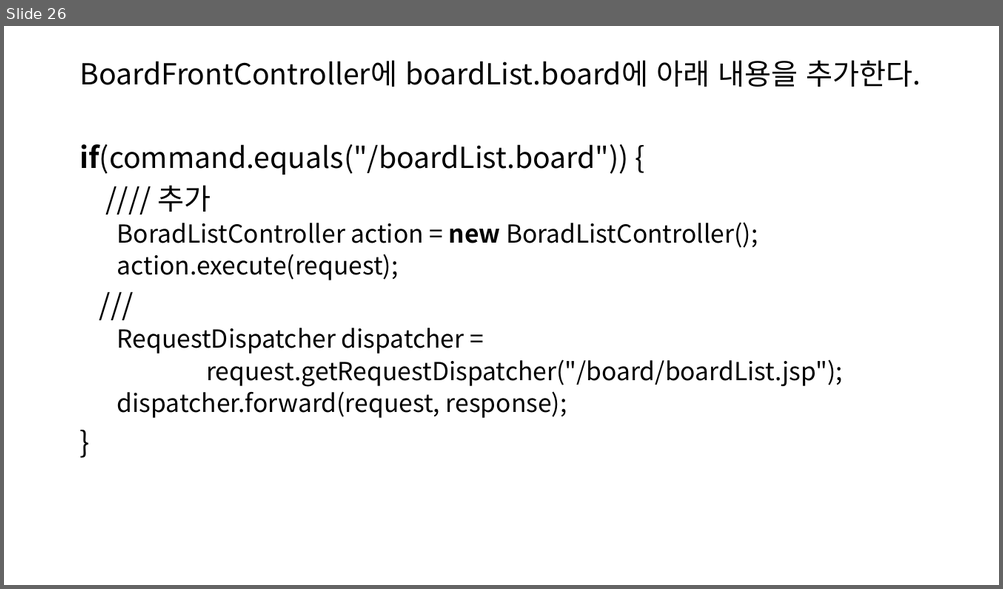
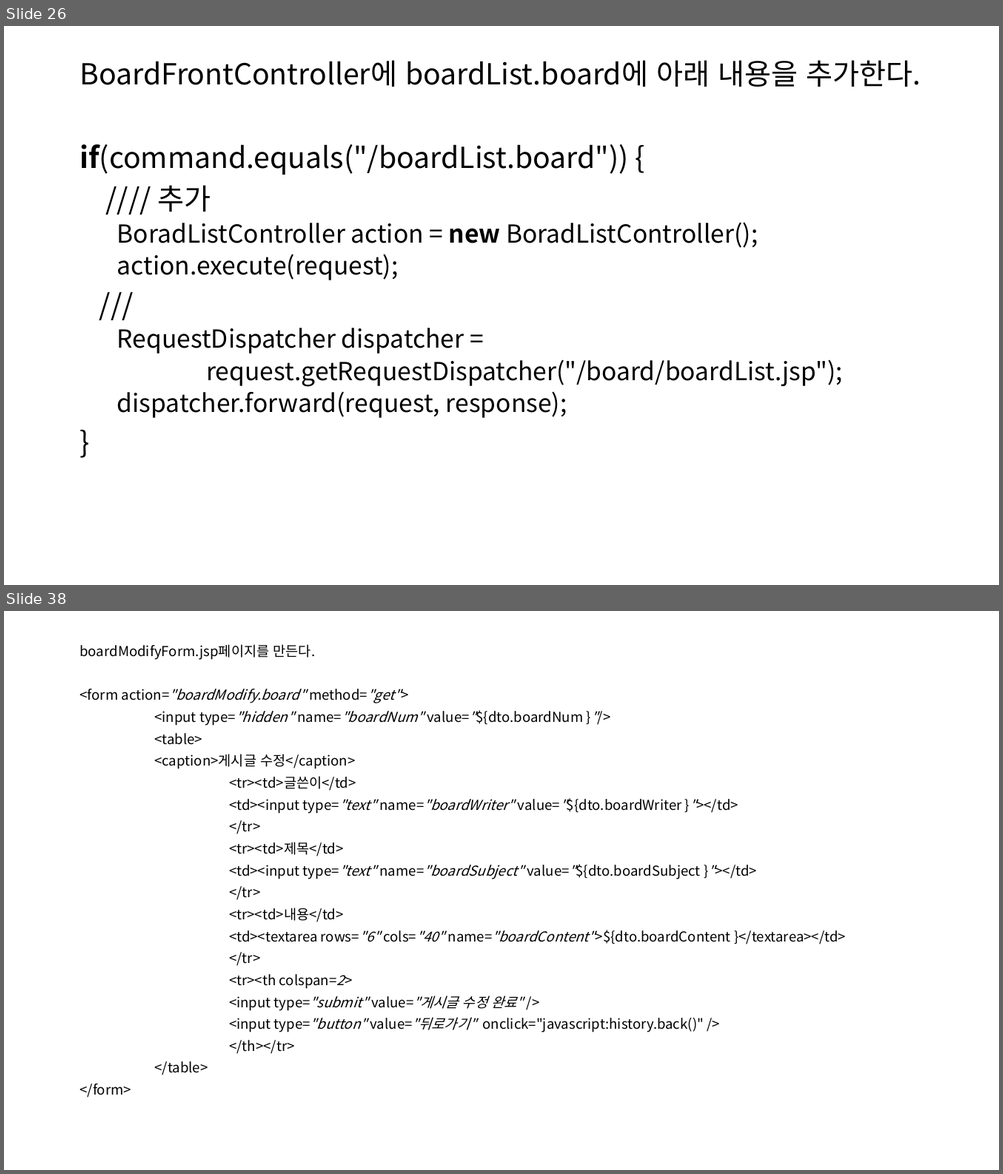
Before and after one commit to SoongMoo/hkblockchain220914, a slide deck: WEB/JSP/board.pptx. Shown one above the other, each under a label of ours: slide 26 before the commit, slides 26 and 38 after it; the slides between them are not shown. The pictures are 1003x589 and 1003x1174 pixels, drawn with LibreOffice and Linux fonts; fonts in the diff are those of the drawing. Boxes give left, top, right and bottom in pixels: in the first picture for what was removed or moved away, otherwise in the second. Text is boxed around its words. In the diff, an @@ line names an element or a change of style, - is before the commit and + after.

```diff
--- a/WEB/JSP/board.pptx
+++ b/WEB/JSP/board.pptx
@@ slide 38 added at [4, 611, 999, 1170], background #FFFFFF @@
@@ text added at [79, 644, 845, 1098], 13.3 pt, text #000000 @@
+boardModifyForm.jsp페이지를 만든다.
+<form action="boardModify.board" method="get">
+<input type="hidden" name="boardNum" value="${dto.boardNum }"/>
+<table>
+<caption>게시글 수정</caption>
+<tr><td>글쓴이</td>
+<td><input type="text" name="boardWriter" value="${dto.boardWriter }"></td>
+</tr>
+<tr><td>제목</td>
+<td><input type="text" name="boardSubject" value="${dto.boardSubject }"></td>
+</tr>
+<tr><td>내용</td>
+<td><textarea rows="6" cols="40" name="boardContent">${dto.boardContent }</textarea></td>
+</tr>
+<tr><th colspan=2>
+<input type="submit" value="게시글 수정 완료" />
+<input type="button" value="뒤로가기" onclick="javascript:history.back()" />
+</th></tr>
+</table>
+</form>
```
Also in this commit, not shown: 1 slide changed, 19 other slides added.
